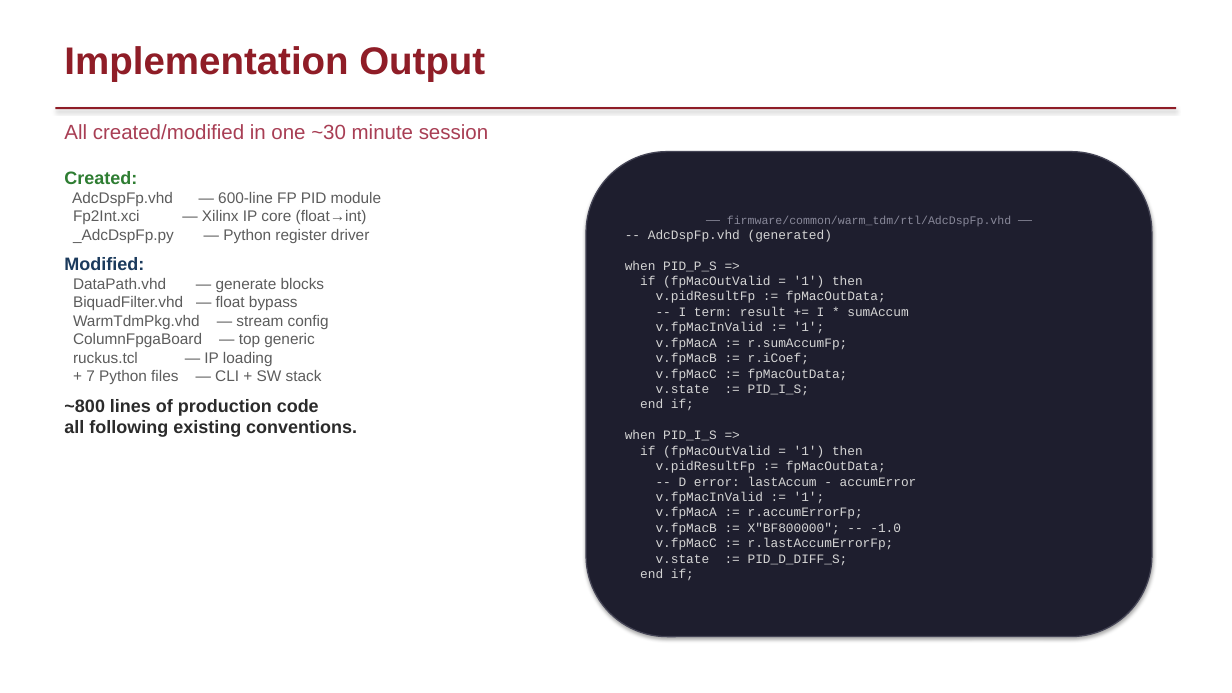
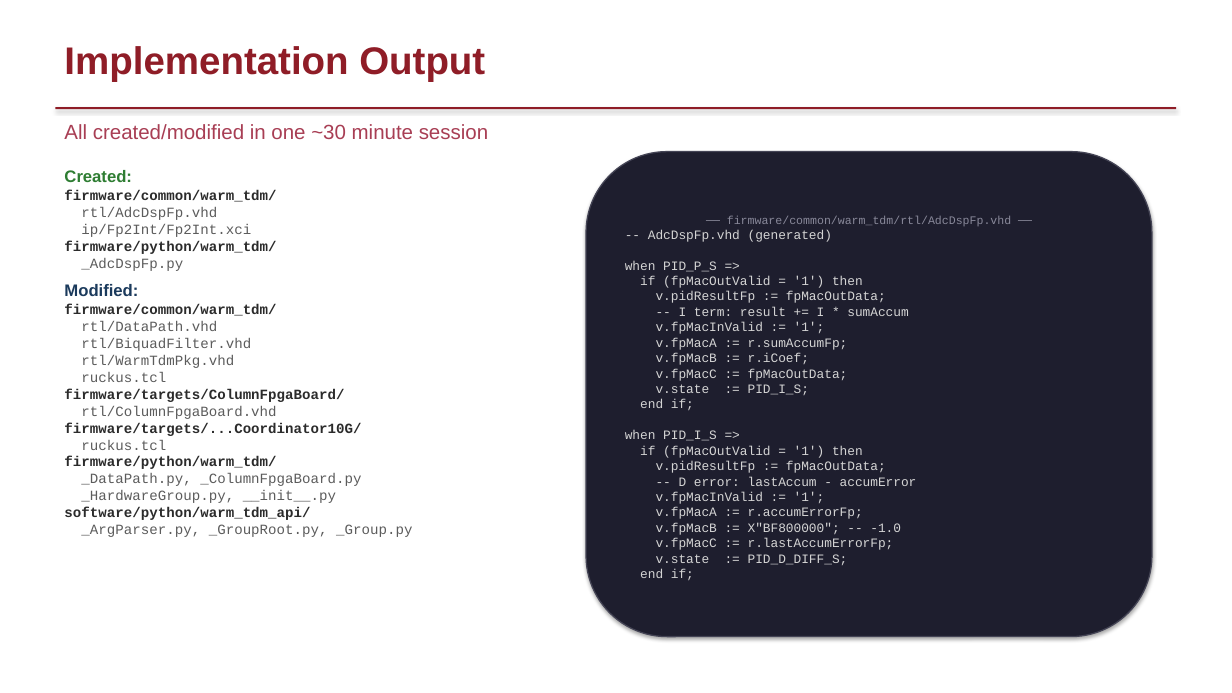
Before and after one commit to slaclab/warm-tdm, a slide deck: slide 7 of docs/plans/fp-dsp-pid/ECC_AI_Demo_Use_Case_2.pptx. Drawn at 1232x693 pixels with LibreOffice and Linux fonts; fonts in the diff are those of the drawing; background and template pictures are left out. Boxes give left, top, right and bottom in pixels: in the first picture for what was removed or moved away, otherwise in the second. Text is boxed around its words. In the diff, an @@ line names an element or a change of style, - is before the commit and + after.

```diff
--- a/docs/plans/fp-dsp-pid/ECC_AI_Demo_Use_Case_2.pptx
+++ b/docs/plans/fp-dsp-pid/ECC_AI_Demo_Use_Case_2.pptx
@@ text at [64, 170, 138, 296]: size 14 to 13 pt in "Created:", "Modified:" @@
@@ text at [64, 190, 276, 271]: text changed; size 12 to 11 pt; font Arial to Courier New; text colour #5C5C5C to #2B2B2B; bold on @@
-AdcDspFp.vhd — 600-line FP PID module
-Fp2Int.xci — Xilinx IP core (float→int)
-_AdcDspFp.py — Python register driver
+firmware/common/warm_tdm/
+rtl/AdcDspFp.vhd
+ip/Fp2Int/Fp2Int.xci
+firmware/python/warm_tdm/
+_AdcDspFp.py
@@ text at [64, 304, 412, 537]: text changed; size 12 to 11 pt; font Arial to Courier New @@
-DataPath.vhd — generate blocks
-BiquadFilter.vhd — float bypass
-WarmTdmPkg.vhd — stream config
-ColumnFpgaBoard — top generic
-ruckus.tcl — IP loading
-+ 7 Python files — CLI + SW stack
-~800 lines of production code
-all following existing conventions.
+firmware/common/warm_tdm/
+rtl/DataPath.vhd
+rtl/BiquadFilter.vhd
+rtl/WarmTdmPkg.vhd
+ruckus.tcl
+firmware/targets/ColumnFpgaBoard/
+rtl/ColumnFpgaBoard.vhd
+firmware/targets/...Coordinator10G/
+ruckus.tcl
+firmware/python/warm_tdm/
+_DataPath.py, _ColumnFpgaBoard.py
+_HardwareGroup.py, __init__.py
+software/python/warm_tdm_api/
+_ArgParser.py, _GroupRoot.py, _Group.py
```
Also in this commit, not shown: 4 other slides changed, 1 other file.
